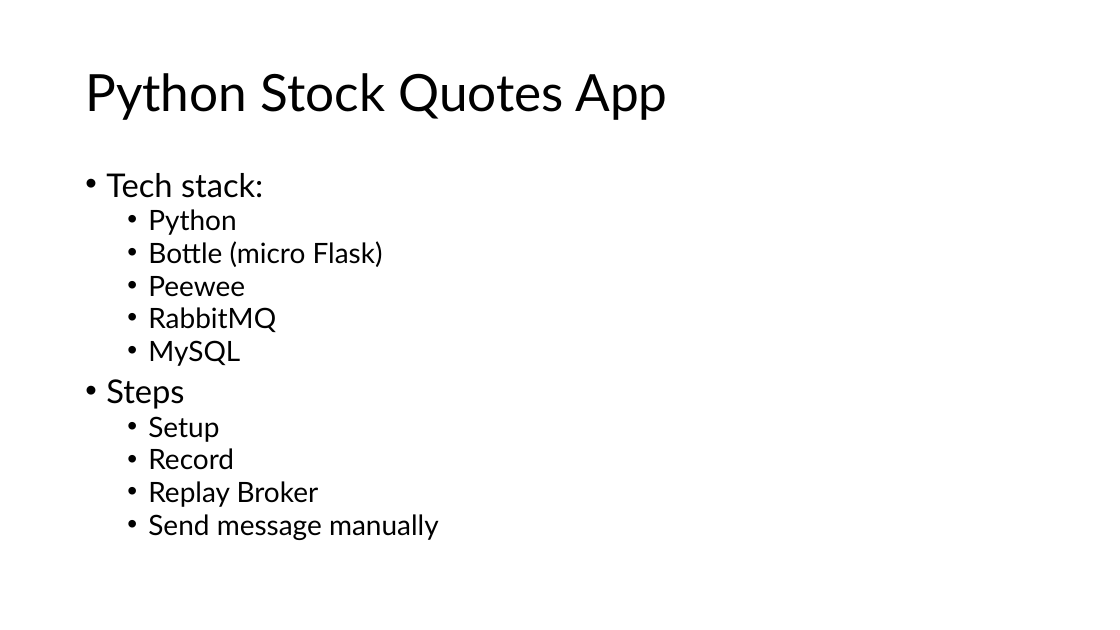
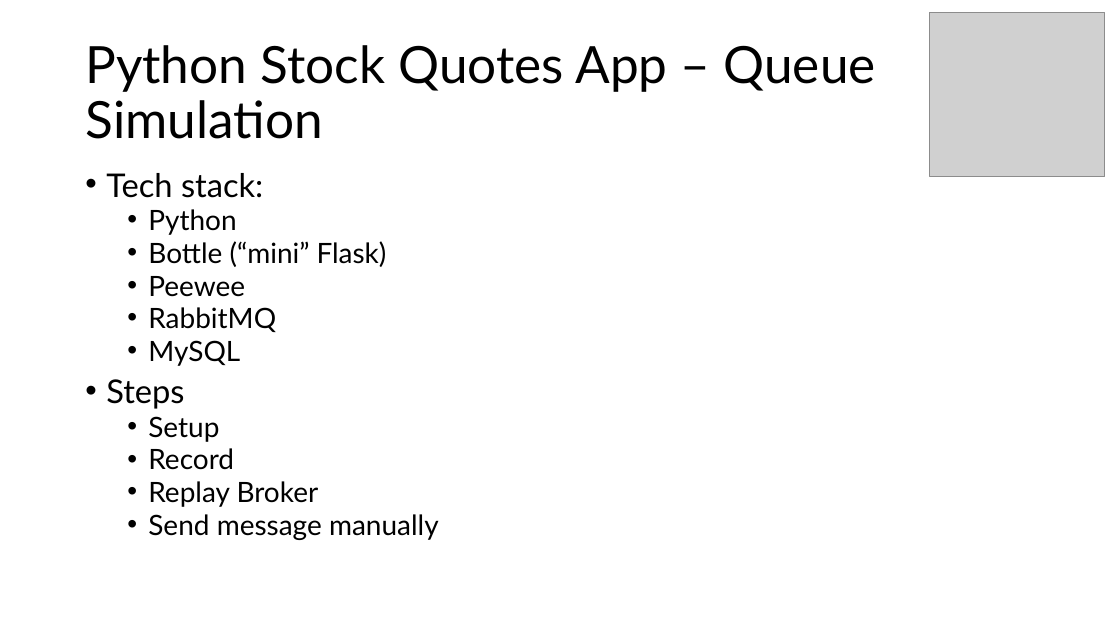
Before and after one commit to kendarorg/the-protocol-master-samples, a slide deck: slide 7 of The Protocol Master.pptx. Drawn at 1120x630 pixels with LibreOffice and Linux fonts; fonts in the diff are those of the drawing; grey boxes stand for pictures. Boxes give left, top, right and bottom in pixels: in the first picture for what was removed or moved away, otherwise in the second. Text is boxed around its words. In the diff, an @@ line names an element or a change of style, - is before the commit and + after.

```diff
--- a/The Protocol Master.pptx
+++ b/The Protocol Master.pptx
@@ picture added at (930,12,1105,176) @@
@@ title at (85,45,876,139): text changed @@
-Python Stock Quotes App
+Python Stock Quotes App – Queue Simulation
@@ text at (148,241,387,267): text changed @@
-  • Bottle (micro Flask)
+  • Bottle (“mini” Flask)
```
Also in this commit, not shown: 10 other slides changed, 5 other files.
